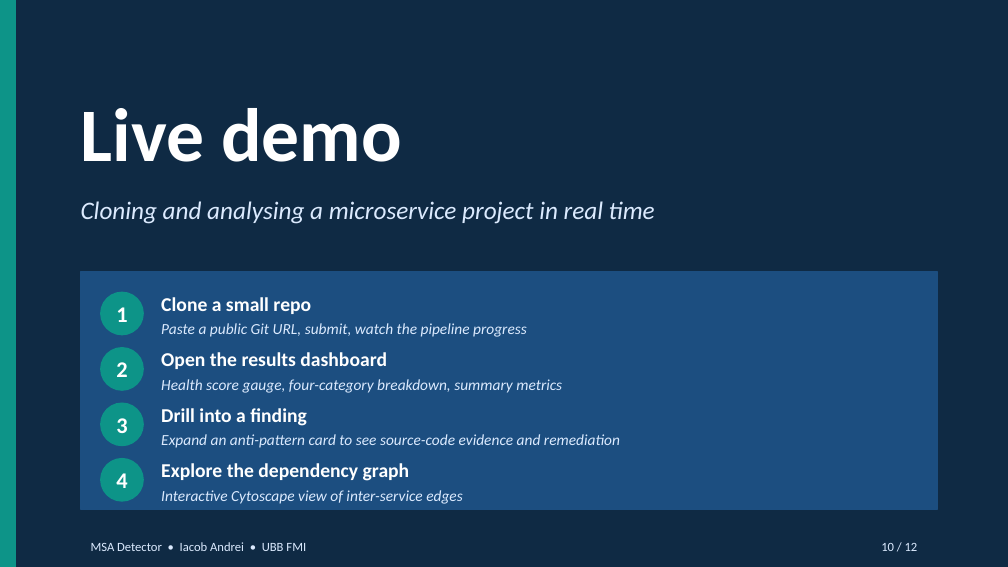
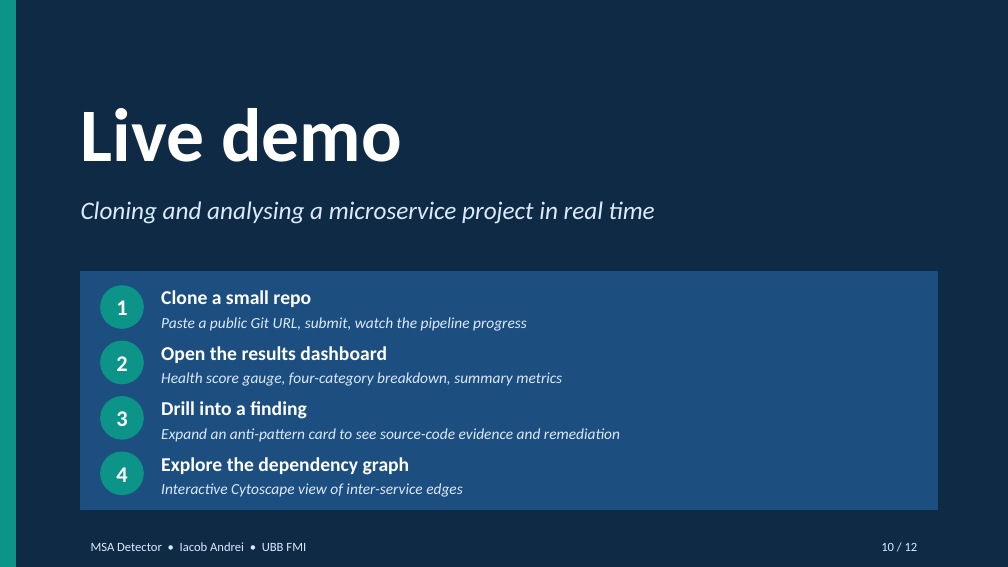
Before and after one commit to andrei45635/dissertation_backend, a slide deck: slide 10 of thesis/presentation/MSA_Detector_Defense.pptx. Drawn at 1008x567 pixels with LibreOffice and Linux fonts; fonts in the diff are those of the drawing. Boxes give left, top, right and bottom in pixels: in the first picture for what was removed or moved away, otherwise in the second. Text is boxed around its words. In the diff, an @@ line names an element or a change of style, - is before the commit and + after.

```diff
--- a/thesis/presentation/MSA_Detector_Defense.pptx
+++ b/thesis/presentation/MSA_Detector_Defense.pptx
@@ 12 texts, 4 ellipses: place and size @@
-12 texts, 4 ellipses at (101, 292, 620, 504)
+12 texts, 4 ellipses at (101, 286, 620, 497)
```
Also in this commit, not shown: 4 other slides changed, 1 other file.
